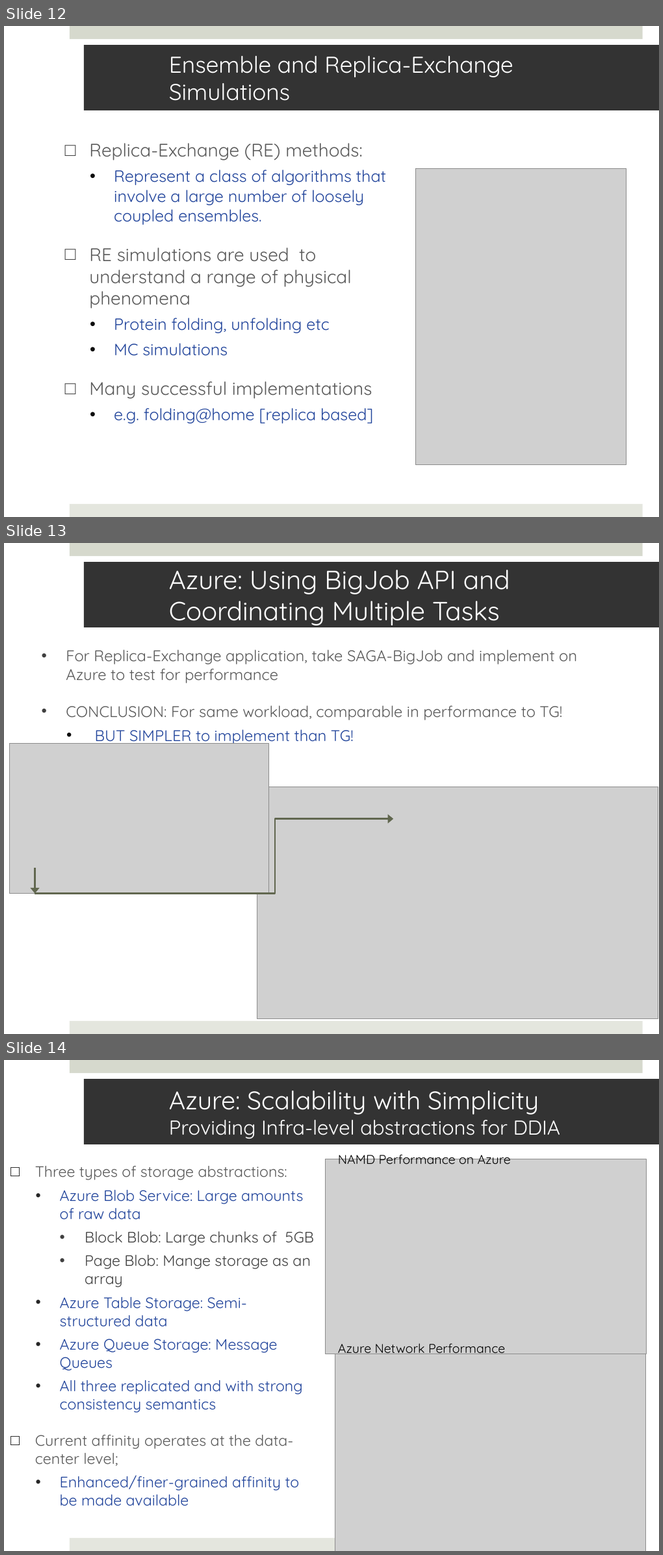
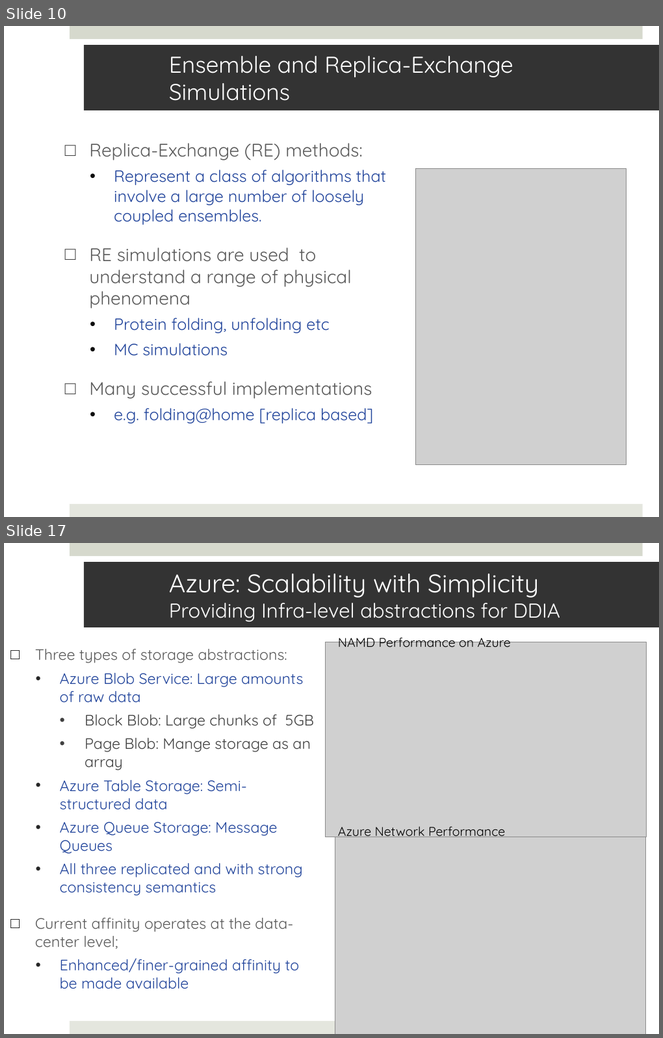
Before and after one commit to saga-project/saga-cpp-legacy-projects, a slide deck: papers/cloudcom10/presentation/saga-azure-cloudcom10.pptx. Shown one above the other, each under a label of ours: slides 12, 13 and 14 before the commit, slides 10 and 17 after it; the slides between them are not shown. The pictures are 663x1555 and 663x1038 pixels, drawn with LibreOffice and Linux fonts; fonts in the diff are those of the drawing; grey boxes stand for pictures. Boxes give left, top, right and bottom in pixels: in the first picture for what was removed or moved away, otherwise in the second. Text is boxed around its words. In the diff, an @@ line names an element or a change of style, - is before the commit and + after.

```diff
--- a/papers/cloudcom10/presentation/saga-azure-cloudcom10.pptx
+++ b/papers/cloudcom10/presentation/saga-azure-cloudcom10.pptx
@@ slide 13 removed at bbox=[4, 543, 659, 1034], background #FFFFFF; not listed: 2 template elements that a slide beside it also shows @@
@@ title removed at bbox=[84, 562, 659, 627] @@
-Azure: Using BigJob API and Coordinating Multiple Tasks
@@ text removed at bbox=[66, 650, 577, 745] @@
-• For Replica-Exchange application, take SAGA-BigJob and implement on Azure to test for performance
-• CONCLUSION: For same workload, comparable in performance to TG!
-  • BUT SIMPLER to implement than TG!
@@ picture removed at bbox=[9, 743, 269, 893] @@
@@ picture removed at bbox=[257, 787, 658, 1019] @@
@@ elbow arrow removed from (35, 893) to (393, 819) @@
@@ elbow arrow removed from (35, 868) to (35, 893) @@
@@ what was slide 12 is now slide 10 @@
@@ what was slide 14 is now slide 17 @@
```
Also in this commit, not shown: 4 slides changed, 4 slides added, 4 other slides removed.
